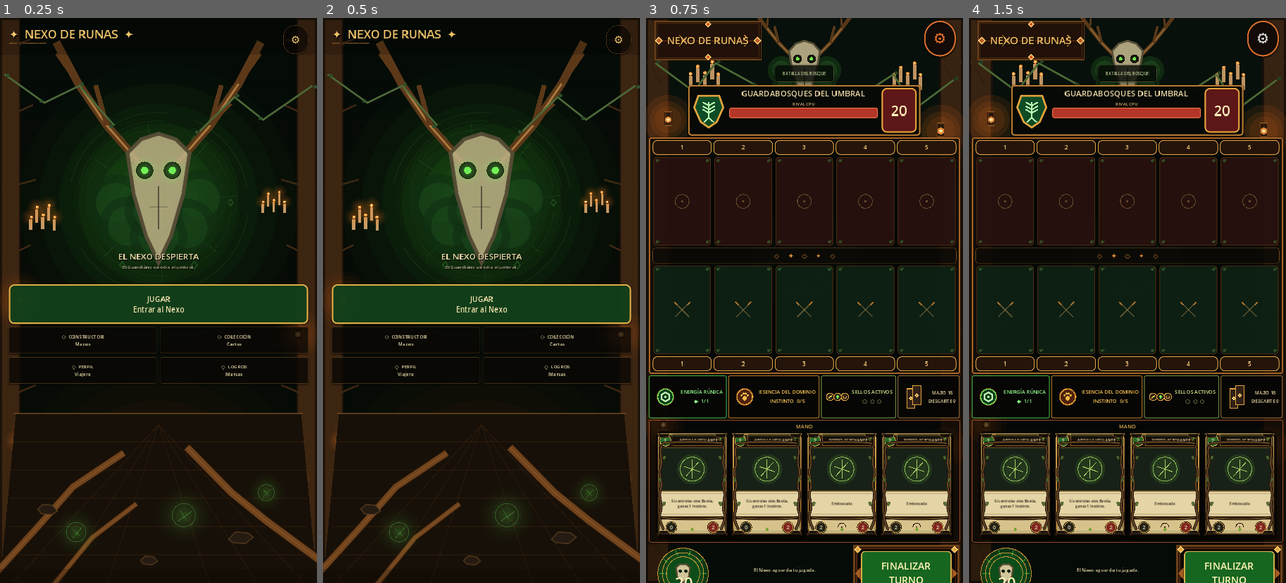
Above: before the commit, frames 1-4 (left to right).
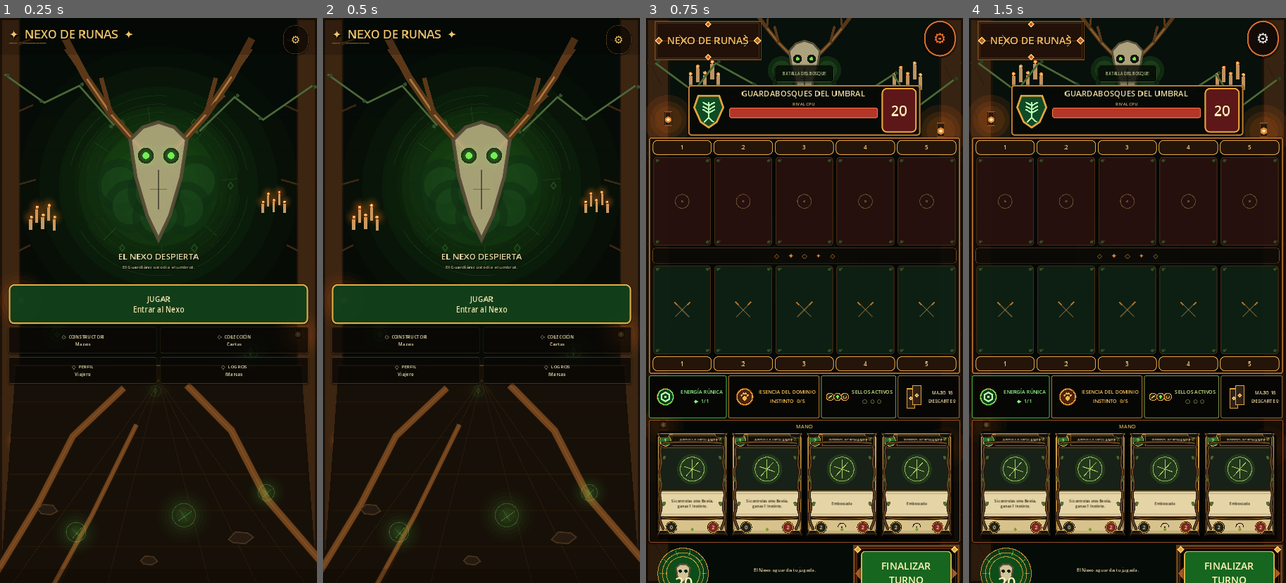
Above: after the commit, the same moments.

Repository: LoloscarPrr/Nexo-de-runas-v2
Game: Godot game, scene res://scenes/main.tscn
The game is run twice, just before and just after one commit, with the same random seed, the same clock (stepped at 60 frames per second) and the same inputs.
Inputs:
- Up to frame 1 (0.25 s): no input
- Up to frame 2 (0.5 s): no input
- Up to frame 3 (0.75 s): click "JUGAR Entrar al Nexo" at 0.5 s
- Up to frame 4 (1.5 s): click "⚙" at 1.25 s

The runs differ from the first frame. In frame 1, 9.1% of the frame differs, in the area x 0-100%, y 3-100%; in frame 2, 9.1%; in frame 3, nothing differs; in frame 4, nothing differs.

Commit message:
Presentation: integrar altar y raíces con la navegación

Diff:
--- a/scripts/ui/canonical_main_menu_backdrop.gd
+++ b/scripts/ui/canonical_main_menu_backdrop.gd
@@ -44,8 +44,8 @@
 
 	# El Guardián baja hacia el centro y gana escala. Sus astas invaden el espacio
 	# del encabezado para integrarlo a la escena en lugar de parecer un icono.
-	var guardian_center := Vector2(s.x * 0.50, s.y * 0.315)
-	var guardian_scale := minf(s.x * 0.43, 320.0)
+	var guardian_center := Vector2(s.x * 0.50, s.y * 0.285)
+	var guardian_scale := minf(s.x * 0.39, 292.0)
 	_draw_glow(guardian_center + Vector2(0, 20), s.x * 0.44, Color(0.19, 0.60, 0.14, 0.12))
 	_draw_glow(guardian_center + Vector2(-38, 14), s.x * 0.26, Color(0.26, 0.72, 0.18, 0.055))
 	_draw_glow(guardian_center + Vector2(54, -18), s.x * 0.22, Color(0.18, 0.50, 0.13, 0.05))
@@ -69,6 +69,12 @@
 	_draw_lantern(Vector2(s.x * 0.94, s.y * 0.56), s.x * 0.015)
 
 	_draw_lower_sanctuary(s)
+
+	# Runas verticales de transición: conectan visualmente el grid con el altar
+	# para que la franja media no vuelva a sentirse como un vacío negro.
+	_draw_hanging_rune(Vector2(s.x * 0.18, s.y * 0.56), 17.0, 0.72)
+	_draw_hanging_rune(Vector2(s.x * 0.79, s.y * 0.59), 20.0, 0.58)
+	_draw_hanging_rune(Vector2(s.x * 0.49, s.y * 0.66), 15.0, 0.48)
 
 	# Viñeta leve: sólo bordes. El centro queda legible y abierto.
 	draw_rect(Rect2(0, 0, s.x, s.y * 0.065), Color(0, 0, 0, 0.18))
@@ -162,7 +168,7 @@
 		draw_circle(eye_center, 5.3 * k, EYE)
 
 func _draw_lower_sanctuary(s: Vector2) -> void:
-	var altar_y := s.y * 0.70
+	var altar_y := s.y * 0.615
 	_draw_glow(Vector2(s.x * 0.50, s.y * 0.87), s.x * 0.48, Color(0.95, 0.40, 0.10, 0.060))
 	_draw_glow(Vector2(s.x * 0.52, s.y * 0.91), s.x * 0.28, Color(0.20, 0.70, 0.16, 0.045))
 
@@ -172,7 +178,7 @@
 	draw_line(Vector2(s.x * 0.045, altar_y), Vector2(s.x * 0.955, altar_y), Color(0.60, 0.40, 0.17, 0.50), 3.0)
 
 	# Perspectiva del piso hacia un punto de fuga central.
-	var vanishing := Vector2(s.x * 0.50, s.y * 0.72)
+	var vanishing := Vector2(s.x * 0.50, s.y * 0.64)
 	for x_fraction in [0.04, 0.19, 0.34, 0.66, 0.81, 0.96]:
 		draw_line(Vector2(s.x * x_fraction, s.y), vanishing, Color(0.50, 0.28, 0.10, 0.16), 2.0)
 	for i in range(5):
@@ -181,13 +187,13 @@
 
 	# Raíces gruesas en primer plano, con trayectorias diferentes a cada lado.
 	_draw_root(PackedVector2Array([
-		Vector2(-8, s.y * 0.98), Vector2(s.x * 0.12, s.y * 0.90), Vector2(s.x * 0.23, s.y * 0.83), Vector2(s.x * 0.39, s.y * 0.77)
+		Vector2(-8, s.y * 0.98), Vector2(s.x * 0.12, s.y * 0.86), Vector2(s.x * 0.23, s.y * 0.74), Vector2(s.x * 0.39, s.y * 0.655)
 	]), 16.0)
 	_draw_root(PackedVector2Array([
-		Vector2(s.x + 8, s.y * 0.96), Vector2(s.x * 0.84, s.y * 0.89), Vector2(s.x * 0.73, s.y * 0.84), Vector2(s.x * 0.59, s.y * 0.76)
+		Vector2(s.x + 8, s.y * 0.96), Vector2(s.x * 0.84, s.y * 0.85), Vector2(s.x * 0.73, s.y * 0.73), Vector2(s.x * 0.59, s.y * 0.65)
 	]), 18.0)
 	_draw_root(PackedVector2Array([
-		Vector2(s.x * 0.17, s.y + 4), Vector2(s.x * 0.29, s.y * 0.92), Vector2(s.x * 0.43, s.y * 0.86)
+		Vector2(s.x * 0.17, s.y + 4), Vector2(s.x * 0.29, s.y * 0.88), Vector2(s.x * 0.43, s.y * 0.72)
 	]), 11.0)
 
 	# Piedras y runas del suelo: dispersión irregular, no tres iconos alineados.
@@ -273,6 +279,14 @@
 	var d := center + Vector2(cos(rotation_hint + 3.95), sin(rotation_hint + 3.95)) * radius * 0.55
 	draw_line(c, d, Color(RUNE.r, RUNE.g, RUNE.b, 0.22), 1.8)
 
+func _draw_hanging_rune(center: Vector2, radius: float, alpha: float) -> void:
+	var pulse := 0.78 + sin(phase * 2.0 + center.x * 0.01) * 0.14
+	_draw_glow(center, radius * 2.9, Color(RUNE.r, RUNE.g, RUNE.b, 0.035 * alpha))
+	draw_arc(center, radius, -2.7, 2.75, 24, Color(RUNE.r, RUNE.g, RUNE.b, 0.26 * alpha * pulse), 1.8)
+	draw_line(center + Vector2(0, -radius * 0.78), center + Vector2(0, radius * 0.78), Color(RUNE.r, RUNE.g, RUNE.b, 0.22 * alpha * pulse), 1.6)
+	draw_line(center + Vector2(-radius * 0.55, 0), center + Vector2(radius * 0.55, 0), Color(RUNE.r, RUNE.g, RUNE.b, 0.18 * alpha * pulse), 1.4)
+	_draw_small_rune(center, radius * 0.42, 0.32 * alpha * pulse)
+
 func _draw_small_rune(center: Vector2, radius: float, alpha: float) -> void:
 	var pts := PackedVector2Array([
 		center + Vector2(0, -radius),
